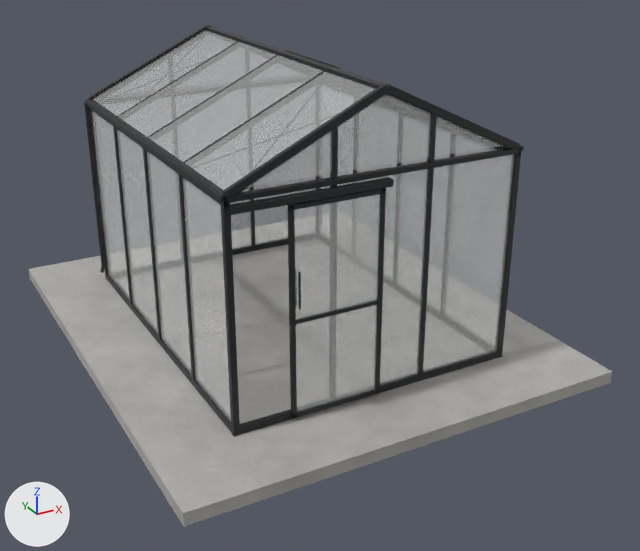
One commit to the glTF model models/scandiglas/sg-rect-7-9-10-2.glb: the scene before it, then after it.
Both versions are drawn from a 50 mm camera at (-3.22, -4.31, 3.56) aimed at (0.14, 1.8, 0.5). Every picture has the same lights, and +X, +Y and +Z are marked at lower left. The older version comes first. Vertices at exactly the same position are counted once.

In view in the first picture: 'scandiglas-rect-7-9-10-2'.
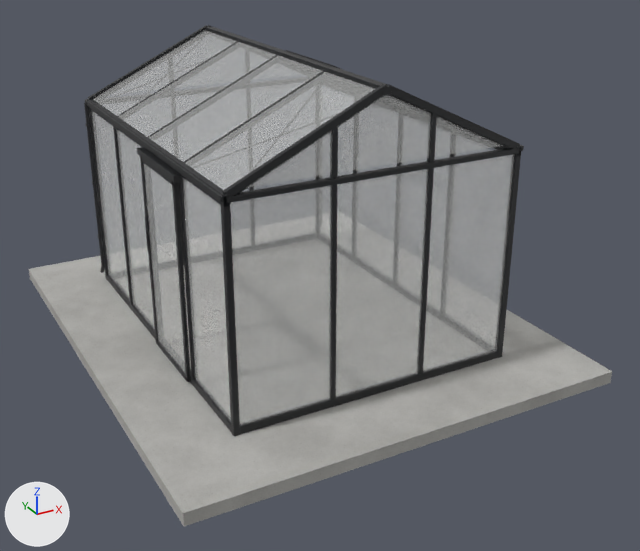
The newer file is also turned or shifted as a whole; pictures and numbers use the older file's frame.

Changed parts and their boxes (x1, y1, x2, y2) in the pictures (640 x 551 px; the box of a moved part takes in the faces that stretch with it):
part 1 of me_scandiglas, moved or reshaped: before (288, 188, 386, 419); after (140, 157, 191, 382)
part 2 of me_scandiglas, moved or reshaped: before (147, 151, 192, 374); after (145, 217, 149, 250)
part 3 of me_scandiglas, moved or reshaped (not visible afterwards): before (294, 194, 380, 412)
part 4 of me_scandiglas, moved or reshaped (not visible before): after (137, 147, 182, 182)
part 5 of me_scandiglas, moved or reshaped (not visible afterwards): before (289, 300, 378, 325)
part 6 of me_scandiglas, added: after (144, 163, 185, 372)
part 7 of me_scandiglas, added: after (230, 186, 331, 425)
part 8 of me_scandiglas, deleted: before (228, 177, 394, 215)
part 9 of me_scandiglas, deleted: before (298, 272, 301, 310)
part 10 of me_scandiglas, surface changed: (55, 144, 505, 473) in both

The change in detail:
me_scandiglas is used by ob_scandiglas_rect_7_9_10_2; location (0.0, 0.0, 0.0).
me_scandiglas had 2616 vertices, 4850 faces and spanned x -1.82..1.82, y 0.0..4.38, z -0.1..2.36.
me_scandiglas now has 2592 vertices, 4805 faces and spans x -1.82..1.82, y 0.0..4.38, z -0.1..2.36.
me_scandiglas part 1: the loose piece of 70 vertices spanning x -0.76..-0.01, y 0.58..0.61, z 0.03..1.66 is turned -90 degrees about the z axis through its middle, then moved by (-0.84, 1.2, 0.0).
me_scandiglas part 2: the loose piece of 24 vertices spanning x -1.18, y 1.43..2.17, z 0.06..1.73 is scaled about its middle by (2.97, 0.0158, 0.166), then moved by (-0.07, 0.31, 0.14), in mat_powder.
me_scandiglas part 3: the loose piece of 24 vertices spanning x -0.72..-0.05, y 0.6, z 0.07..1.62 is scaled about its middle by (0, -0.178, 0.179), then moved by (-0.81, 1.51, 0.2), in mat_powder.
me_scandiglas part 4: the loose piece of 24 vertices spanning x -1.16..-0.41, y 0.62..0.66, z 1.66..1.7 is turned -90 degrees about the z axis through its middle and scaled by 1.09, then moved by (-0.44, 1.15, 0.02).
me_scandiglas part 5: the loose piece of 24 vertices spanning x -0.76..-0.01, y 0.58..0.61, z 0.78..0.81 is turned -90 degrees about the z axis through its middle and scaled by 0.992, then moved by (-0.8, 1.2, 0.88).
me_scandiglas part 6: the loose piece of 24 vertices spanning x -1.18, y 1.43..2.17, z 0.06..1.73 is copied, and the copy is scaled about its middle by (1, 0.902, 0.93), then moved by (-0.04, 0.0, -0.05); it spans x -1.23..-1.22, y 1.47..2.13, z 0.07..1.62.
me_scandiglas part 7: the loose piece of 24 vertices spanning x -0.72..-0.05, y 0.6, z 0.07..1.62 is copied, and the copy is scaled about its middle by (1.11, 1, 1.08), then moved by (-0.4, 0.04, 0.05); it spans x -1.16..-0.41, y 0.64, z 0.06..1.73.
me_scandiglas part 8: the loose piece of 24 vertices spanning x -1.18..0.04, y 0.57..0.63, z 1.67..1.72 is deleted.
me_scandiglas part 9: the loose piece of 24 vertices spanning x -0.7..-0.69, y 0.56..0.57, z 0.9..1.18 is deleted.
me_scandiglas part 10: 4373 kept faces spanning x -1.82..1.82, y 0.0..4.38, z -0.1..2.36 get new texture (UV) coordinates.
Other edits to the shape of me_scandiglas do not show in these pictures.
